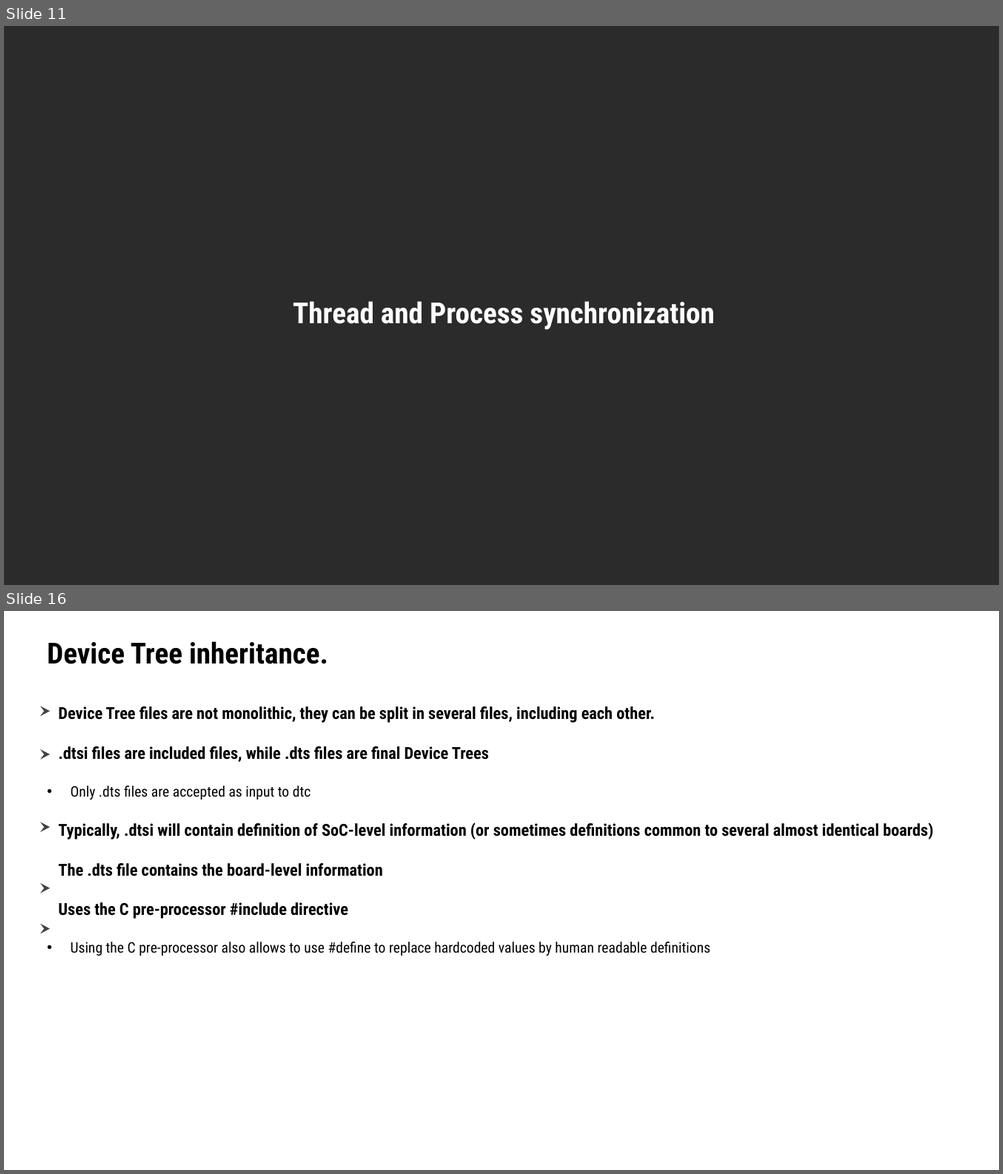
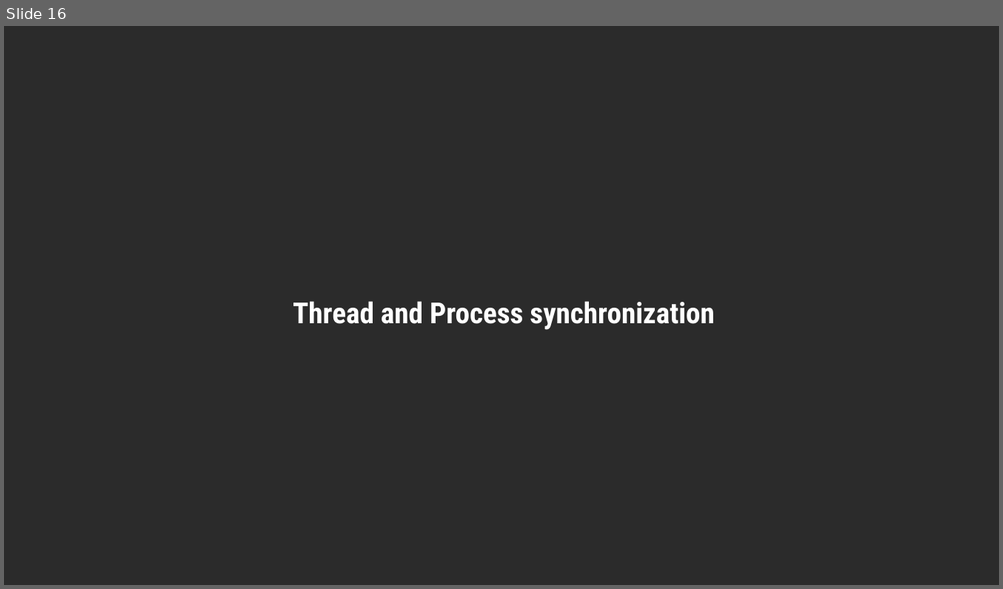
Before and after one commit to cuongnv99sc/OS_overview, a slide deck: doc/OS_overview.pptx. Shown one above the other, each under a label of ours: slides 11 and 16 before the commit, slide 16 after it; the slides between them are not shown. The pictures are 1003x1174 and 1003x589 pixels, drawn with LibreOffice and Linux fonts; fonts in the diff are those of the drawing; background and template pictures are left out; a plain dark background stands for a picture behind light text. Boxes give left, top, right and bottom in pixels: in the first picture for what was removed or moved away, otherwise in the second. Text is boxed around its words. In the diff, an @@ line names an element or a change of style, - is before the commit and + after.

```diff
--- a/doc/OS_overview.pptx
+++ b/doc/OS_overview.pptx
@@ slide 16 removed at <box>4,611,999,1170</box>, background #FFFFFF @@
@@ title removed at <box>47,641,328,664</box> @@
-Device Tree inheritance.
@@ freeform shape removed at <box>40,706,51,717</box> @@
@@ text removed at <box>58,706,933,956</box> @@
-Device Tree files are not monolithic, they can be split in several files, including each other.
-.dtsi files are included files, while .dts files are final Device Trees
-• Only .dts files are accepted as input to dtc
-Typically, .dtsi will contain definition of SoC-level information (or sometimes definitions common to several almost identical boards)
-The .dts file contains the board-level information
-Uses the C pre-processor #include directive
-• Using the C pre-processor also allows to use #define to replace hardcoded values by human readable definitions
@@ freeform shape removed at <box>40,750,51,760</box> @@
@@ freeform shape removed at <box>40,822,51,832</box> @@
@@ freeform shape removed at <box>40,883,51,894</box> @@
@@ freeform shape removed at <box>40,923,51,934</box> @@
@@ what was slide 11 is now slide 16 @@
```
Also in this commit, not shown: 2 slides changed, 9 slides added, 19 other slides removed, 1 other file.
